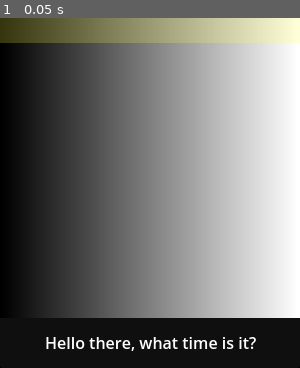
Above: before the commit, frame 1.
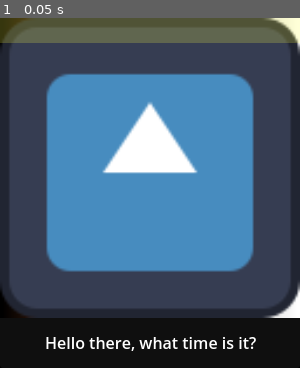
Above: after the commit, the same moment.

Repository: Jyodann/Bittify
Game: Godot game, scene res://Scenes/initialisation.tscn
Two runs of this game, one before a commit and one after it. Both use one fixed random seed, a clock stepped at 60 frames per second and the inputs below. The engine's default icon, where the game draws it, is replaced by a stand-in: a white triangle on a blue panel in a dark square.
Inputs:
- Up to frame 1 (0.05 s): no input

The runs differ from the first frame. In frame 1, 82% of the frame differs, in the area x 0-100%, y 0-86%.
Error before the commit: Invalid access to property or key 'error' on a base object of type 'Dictionary'. (res://Scripts/main_player.gd:32)
Error after the commit: Invalid access to property or key 'error' on a base object of type 'Dictionary'. (res://Scripts/main_player.gd:35)

Commit message:
Album art and Gradient working

Diff:
--- a/godot_src/Scenes/main_player.tscn
+++ b/godot_src/Scenes/main_player.tscn
@@ -1,9 +1,12 @@
-[gd_scene load_steps=5 format=3 uid="uid://cedi8xp8ducfa"]
+[gd_scene load_steps=6 format=3 uid="uid://cedi8xp8ducfa"]
 
 [ext_resource type="Script" path="res://Scripts/main_player.gd" id="1_m6ui3"]
+[ext_resource type="Texture2D" uid="uid://cb5wx3gwcn885" path="res://icon.svg" id="2_ufwm2"]
 [ext_resource type="PackedScene" uid="uid://dhnst0rrc37pj" path="res://Scenes/scrolling_word_component.tscn" id="2_xy54g"]
 
 [sub_resource type="Gradient" id="Gradient_452og"]
+offsets = PackedFloat32Array(0, 0.376238, 0.712871, 1)
+colors = PackedColorArray(0, 0, 0, 1, 0.580392, 0.278431, 0.117647, 1, 0.712871, 0.712871, 0.712871, 1, 1, 1, 1, 1)
 
 [sub_resource type="GradientTexture2D" id="GradientTexture2D_xafjb"]
 gradient = SubResource("Gradient_452og")
@@ -40,6 +43,7 @@
 offset_bottom = -50.0
 grow_horizontal = 2
 grow_vertical = 2
+texture = ExtResource("2_ufwm2")
 expand_mode = 1
 stretch_mode = 5
 
--- a/godot_src/Scripts/main_player.gd
+++ b/godot_src/Scripts/main_player.gd
@@ -2,7 +2,8 @@
 
 
 @onready var main_song_title = $MainSongTitle
-
+@onready var album_art = $AlbumArt
+@onready var album_gradient = $AlbumGradient
 enum {
 	SUCCESS, LOADING, NOT_PLAYING
 }
@@ -14,6 +15,8 @@
 	return ApplicationStorage.get_data(ApplicationStorage.ACCESS_TOKEN)
 
 var access_token = "";
+
+var old_metadata = {}
 
 # Called when the node enters the scene tree for the first time.
 func _ready():
@@ -34,6 +37,7 @@
 			var code = await NetworkRequests.get_new_access_token(get_refresh_token())
 			if (code.success):
 				ApplicationStorage.modify_data(ApplicationStorage.ACCESS_TOKEN, code.result.access_token)
+				access_token = get_access_token()
 
 		await get_tree().create_timer(1).timeout
 		refresh_song()
@@ -50,12 +54,38 @@
 			pass
 		SUCCESS:
 			var data = song_info.metadata
-			main_song_title.change_text("%s by %s from %s" % [data.name, data.artist_name, data.album_name])
-			pass
+
+			if (old_metadata != data):
+				var title = "%s by %s from %s" % [data.name, data.artist_name, data.album_name]
+				main_song_title.change_text(title)
+				WindowFunctions.change_window_title(title)
+				var art_download = await NetworkRequests.download_album_art(data.cover_art_link)
+
+				if (art_download.success):
+					album_art.texture = art_download.result.texture
+					album_gradient.texture = generate_gradient(art_download.result.raw_image)
+
+					old_metadata = data
 
 	await get_tree().create_timer(1).timeout
 
 	refresh_song()
+
+func generate_gradient(img: Image) -> GradientTexture2D:
+	var gradient = GradientTexture2D.new()
+	var gradientValues = Gradient.new()
+
+	var img_size = img.get_size()
+
+	gradientValues.set_color(0, img.get_pixel(img_size.x / 2, img_size.y / 2))
+	gradientValues.set_color(1, Color.BLACK)
+
+	gradient.fill_from = Vector2.ZERO
+	gradient.fill_to = Vector2(0, 1)
+
+	gradient.gradient = gradientValues
+
+	return gradient
 
 func get_metadata(json):
 	if (json.is_empty()):
--- a/godot_src/Scripts/network_requests.gd
+++ b/godot_src/Scripts/network_requests.gd
@@ -116,3 +116,29 @@
 	return Result.new(
 		false, {}
 	)
+
+func download_album_art(link):
+	var client = create_new_http_request_node("download_album")
+
+	client.request(
+		link
+	);
+
+	var res = await client.request_completed
+
+	if (res[0] == 0):
+		var img = Image.new()
+		img.load_jpg_from_buffer(res[3])
+
+		var texture = ImageTexture.new()
+		texture.set_image(img)
+
+		return Result.new(
+			true, {
+				"texture" : texture,
+				"raw_image" : img
+			}
+		)
+	return Result.new(
+		false, {}
+	)
--- a/godot_src/Scripts/window_functions.gd
+++ b/godot_src/Scripts/window_functions.gd
@@ -8,3 +8,9 @@
 
 func change_window_always_on_top(is_always_on_top):
 	get_window().always_on_top = is_always_on_top
+
+func change_window_title(title):
+	if (title == ""):
+		DisplayServer.window_set_title("Bittify")
+		return
+	DisplayServer.window_set_title("%s - Bittify" % title)
